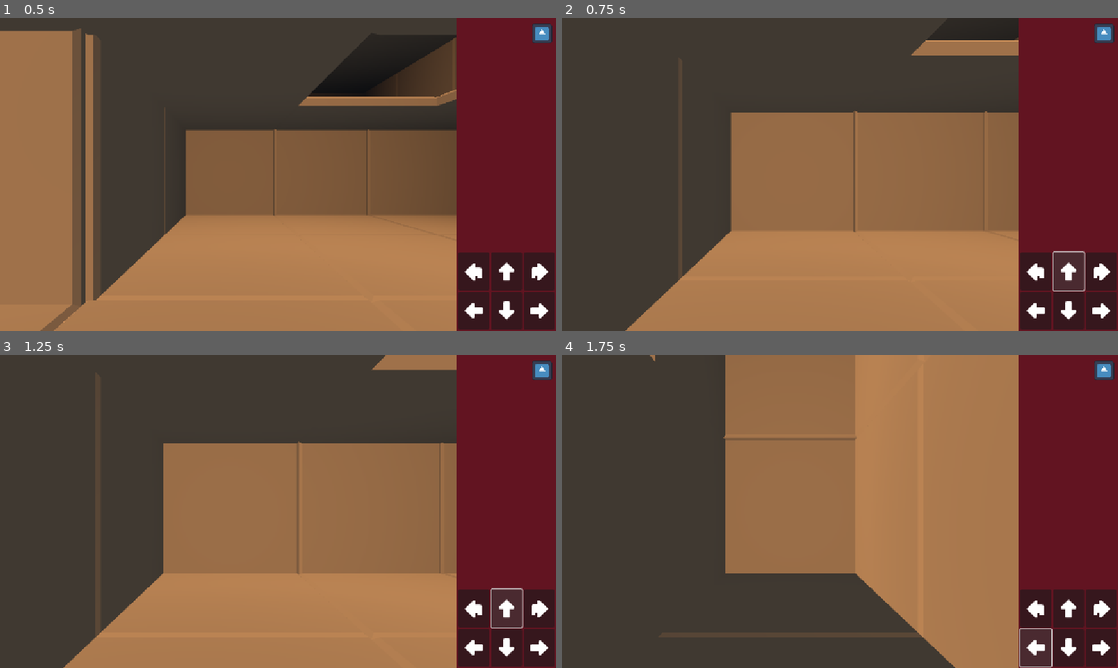
Above: before the commit, frames 1-4 (two rows, left to right).
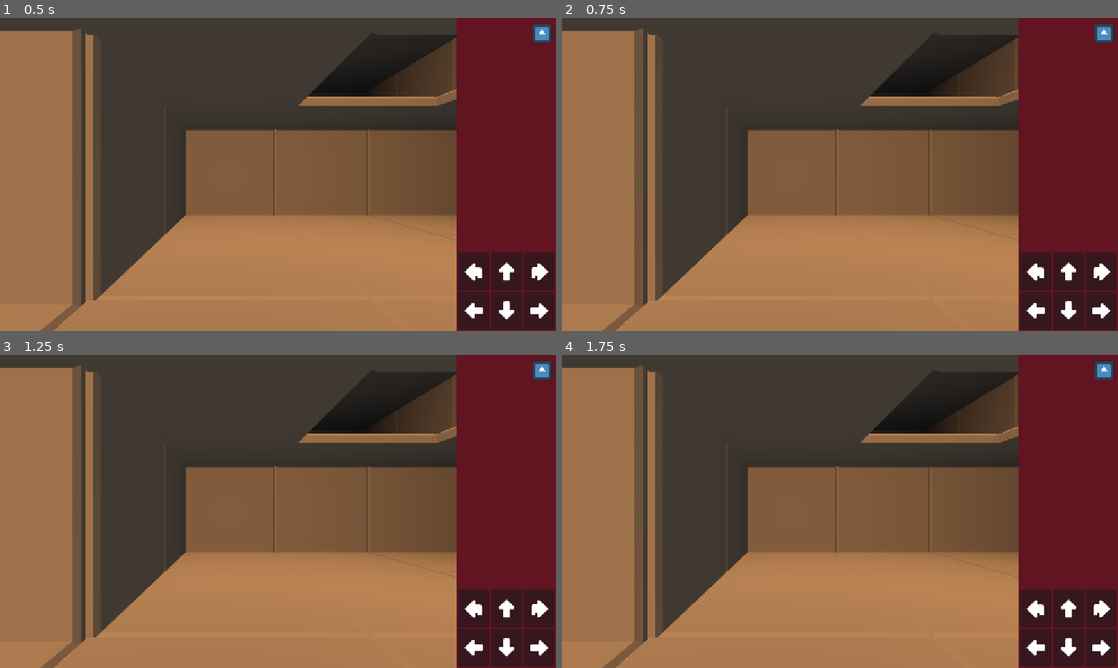
Above: after the commit, the same moments.

Repository: local-minimum/geriatric-crawler
Game: Godot game, scene res://main.tscn
Same seed, same stepped clock (60 frames per second), same inputs: the game is played once before the commit and once after it. The engine's default icon, where the game draws it, is replaced by a stand-in: a white triangle on a blue panel in a dark square.
Inputs (mouse positions are in pixels of both pictures, inside the frame that each line leads up to):
- Up to frame 1 (0.5 s): no input
- Up to frame 2 (0.75 s): click (1067, 271) at 0.5 s
- Up to frame 3 (1.25 s): no input
- Up to frame 4 (1.75 s): click (1034, 646) at 1.25 s

Frame 1 is identical in both runs. In frame 2, 30% of the frame differs, in the area x 0-95%, y 2-100%; in frame 3, 38%; in frame 4, 61%, in the area x 0-89%, y 0-100%.

Commit message:
Enter and exit battle

Diff:
--- a/main.tscn
+++ b/main.tscn
@@ -1,9 +1,11 @@
-[gd_scene load_steps=7 format=3 uid="uid://5mvkmlsl4h3x"]
+[gd_scene load_steps=13 format=3 uid="uid://5mvkmlsl4h3x"]
 
 [ext_resource type="PackedScene" uid="uid://dwqcwbgj8p6q0" path="res://scenes/dungeon/test_level.tscn" id="1_ig7tw"]
 [ext_resource type="PackedScene" uid="uid://dx6ngxriyyq7l" path="res://scenes/ui/ui_debug_settings.tscn" id="2_0xm2m"]
 [ext_resource type="PackedScene" uid="uid://xqedv5aeal6n" path="res://scenes/save_system.tscn" id="3_h2yge"]
 [ext_resource type="PackedScene" uid="uid://d3iceirfj21qw" path="res://scenes/ui/exploration_ui.tscn" id="4_1bvp3"]
+[ext_resource type="Script" uid="uid://cvchbk03g5wag" path="res://scripts/battle_mode.gd" id="5_7mycd"]
+[ext_resource type="Texture2D" uid="uid://cpot0wvcwpcqh" path="res://sprites/battle-bg-test.png" id="6_272bh"]
 
 [sub_resource type="Environment" id="Environment_ig7tw"]
 background_mode = 1
@@ -18,6 +20,94 @@
 fog_depth_end = 15.0
 
 [sub_resource type="CameraAttributesPractical" id="CameraAttributesPractical_0xm2m"]
+
+[sub_resource type="Animation" id="Animation_7mycd"]
+resource_name = "fade_in_battle"
+tracks/0/type = "value"
+tracks/0/imported = false
+tracks/0/enabled = true
+tracks/0/path = NodePath("CanvasLayer/Background:anchor_left")
+tracks/0/interp = 1
+tracks/0/loop_wrap = true
+tracks/0/keys = {
+"times": PackedFloat32Array(0, 1),
+"transitions": PackedFloat32Array(1, 1),
+"update": 0,
+"values": [1.0, -0.35]
+}
+tracks/1/type = "value"
+tracks/1/imported = false
+tracks/1/enabled = true
+tracks/1/path = NodePath("CanvasLayer/Background:anchor_right")
+tracks/1/interp = 1
+tracks/1/loop_wrap = true
+tracks/1/keys = {
+"times": PackedFloat32Array(0, 1),
+"transitions": PackedFloat32Array(1, 1),
+"update": 0,
+"values": [2.25, 1.0]
+}
+
+[sub_resource type="Animation" id="Animation_272bh"]
+length = 0.001
+tracks/0/type = "value"
+tracks/0/imported = false
+tracks/0/enabled = true
+tracks/0/path = NodePath("CanvasLayer/Background:anchor_left")
+tracks/0/interp = 1
+tracks/0/loop_wrap = true
+tracks/0/keys = {
+"times": PackedFloat32Array(0),
+"transitions": PackedFloat32Array(1),
+"update": 0,
+"values": [1.0]
+}
+tracks/1/type = "value"
+tracks/1/imported = false
+tracks/1/enabled = true
+tracks/1/path = NodePath("CanvasLayer/Background:anchor_right")
+tracks/1/interp = 1
+tracks/1/loop_wrap = true
+tracks/1/keys = {
+"times": PackedFloat32Array(0),
+"transitions": PackedFloat32Array(1),
+"update": 0,
+"values": [2.25]
+}
+
+[sub_resource type="Animation" id="Animation_5vw27"]
+resource_name = "fade_out_battle"
+tracks/0/type = "value"
+tracks/0/imported = false
+tracks/0/enabled = true
+tracks/0/path = NodePath("CanvasLayer/Background:anchor_left")
+tracks/0/interp = 1
+tracks/0/loop_wrap = true
+tracks/0/keys = {
+"times": PackedFloat32Array(0, 0.5),
+"transitions": PackedFloat32Array(1, 1),
+"update": 0,
+"values": [-0.35, 1.0]
+}
+tracks/1/type = "value"
+tracks/1/imported = false
+tracks/1/enabled = true
+tracks/1/path = NodePath("CanvasLayer/Background:anchor_right")
+tracks/1/interp = 1
+tracks/1/loop_wrap = true
+tracks/1/keys = {
+"times": PackedFloat32Array(0, 0.5),
+"transitions": PackedFloat32Array(1, 1),
+"update": 0,
+"values": [1.0, 2.25]
+}
+
+[sub_resource type="AnimationLibrary" id="AnimationLibrary_5vw27"]
+_data = {
+&"RESET": SubResource("Animation_272bh"),
+&"fade_in_battle": SubResource("Animation_7mycd"),
+&"fade_out_battle": SubResource("Animation_5vw27")
+}
 
 [node name="Main" type="Control"]
 layout_mode = 3
@@ -50,7 +140,8 @@
 size = Vector2i(944, 648)
 render_target_update_mode = 4
 
-[node name="TestLevel" parent="SubViewportContainer/SubViewport" instance=ExtResource("1_ig7tw")]
+[node name="TestLevel" parent="SubViewportContainer/SubViewport" node_paths=PackedStringArray("battle_mode") instance=ExtResource("1_ig7tw")]
+battle_mode = NodePath("../../../Battle Mode")
 
 [node name="DirectionalLight3D" type="DirectionalLight3D" parent="SubViewportContainer/SubViewport"]
 transform = Transform3D(0.804687, 0.403004, -0.435967, 0, 0.734323, 0.678801, 0.5937, -0.546222, 0.5909, 0.865872, 2.80495, 0)
@@ -66,3 +157,34 @@
 anchor_left = 0.82
 offset_left = 0.0
 level = NodePath("../SubViewportContainer/SubViewport/TestLevel")
+
+[node name="Battle Mode" type="Node" parent="." node_paths=PackedStringArray("animator")]
+script = ExtResource("5_7mycd")
+animator = NodePath("AnimationPlayer")
+
+[node name="CanvasLayer" type="CanvasLayer" parent="Battle Mode"]
+
+[node name="Background" type="TextureRect" parent="Battle Mode/CanvasLayer"]
+anchors_preset = -1
+anchor_left = 1.0
+anchor_right = 2.25
+anchor_bottom = 1.0
+grow_horizontal = 2
+grow_vertical = 2
+texture = ExtResource("6_272bh")
+
+[node name="MarginContainer" type="MarginContainer" parent="Battle Mode/CanvasLayer"]
+anchors_preset = 15
+anchor_right = 1.0
+anchor_bottom = 1.0
+grow_horizontal = 2
+grow_vertical = 2
+theme_override_constants/margin_left = 50
+theme_override_constants/margin_top = 50
+theme_override_constants/margin_right = 50
+theme_override_constants/margin_bottom = 50
+
+[node name="AnimationPlayer" type="AnimationPlayer" parent="Battle Mode"]
+libraries = {
+&"": SubResource("AnimationLibrary_5vw27")
+}
--- a/scenes/dungeon/test_level.tscn
+++ b/scenes/dungeon/test_level.tscn
@@ -9,7 +9,7 @@
 [ext_resource type="Script" uid="uid://bqahhkn6dpex" path="res://scripts/gridded_level/entities/grid_encounter.gd" id="8_kmgg5"]
 [ext_resource type="PackedScene" uid="uid://ds0fqw6fso67w" path="res://scenes/dungeon/basic_floor.tscn" id="9_4mxkc"]
 [ext_resource type="Script" uid="uid://dexigkhejxn1h" path="res://scripts/gridded_level/level_features/player_facer.gd" id="9_myev5"]
-[ext_resource type="Script" uid="uid://dmpqfljj24gh6" path="res://scripts/gridded_level/entities/encounter_effects/battle_scene_trigger.gd" id="10_rvj20"]
+[ext_resource type="Script" uid="uid://dmpqfljj24gh6" path="res://scripts/gridded_level/entities/encounter_effects/battle_mode_trigger.gd" id="10_rvj20"]
 
 [sub_resource type="Resource" id="Resource_rvj20"]
 resource_local_to_scene = true
--- /dev/null
+++ b/scripts/battle_mode.gd
@@ -0,0 +1,26 @@
+extends Node
+class_name BattleMode
+
+@export
+var animator: AnimationPlayer
+
+var trigger: GridEncounterEffect
+
+func enter_battle(battle_trigger: GridEncounterEffect) -> void:
+    trigger = battle_trigger
+
+    animator.play("fade_in_battle")
+    await get_tree().create_timer(1.0).timeout
+    # Show battle
+    await get_tree().create_timer(1.0).timeout
+    # Let player battle
+    # For now return to explore
+    await get_tree().create_timer(0.5).timeout
+    # Return to explore
+    exit_battle()
+
+
+func exit_battle() -> void:
+    animator.play("fade_out_battle")
+    await get_tree().create_timer(0.5).timeout
+    trigger.complete()
--- /dev/null
+++ b/scripts/gridded_level/entities/encounter_effects/battle_mode_trigger.gd
@@ -0,0 +1,18 @@
+extends GridEncounterEffect
+
+var level: GridLevel
+var encounter: GridEncounter
+
+## Thing that happesn when an encounter is triggered.
+## Returns if could trigger
+func invoke(triggering_encounter: GridEncounter, _player: GridEntity) -> bool:
+    print_debug("Entering battle with %s" % triggering_encounter.name)
+    encounter = triggering_encounter
+    level = triggering_encounter.get_level()
+    level.paused = true
+    level.battle_mode.enter_battle(self)
+    return true
+
+func complete() -> void:
+    level.paused = false
+    print_debug("Battle ended, returned to exploring")
--- a/scripts/gridded_level/entities/encounter_effects/battle_scene_trigger.gd
+++ /dev/null
@@ -1,10 +0,0 @@
-extends GridEncounterEffect
-
-# TODO: 1. Trigger overlay animation 2. Give control to overlay
-
-## Thing that happesn when an encounter is triggered.
-## Returns if could trigger
-func invoke(encounter: GridEncounter, _player: GridEntity) -> bool:
-    var level: GridLevel = encounter.get_level()
-    level.paused = true
-    return true
--- a/scripts/gridded_level/entities/encounter_effects/grid_encounter_effect.gd
+++ b/scripts/gridded_level/entities/encounter_effects/grid_encounter_effect.gd
@@ -6,3 +6,7 @@
 func invoke(_encounter: GridEncounter, _player: GridEntity) -> bool:
     push_warning("Encounter '%s' doesn't have an effect" % _encounter.encounter_id)
     return false
+
+## Optional on complete clean up of effect
+func complete() -> void:
+    push_warning("Encounter effect %s doesn't complete action" % name)
--- a/scripts/gridded_level/entities/grid_encounter.gd
+++ b/scripts/gridded_level/entities/grid_encounter.gd
@@ -20,6 +20,7 @@
 var effect: GridEncounterEffect
 
 var _triggered: bool
+var _was_on_node: bool
 
 func _ready() -> void:
     super()
@@ -42,12 +43,17 @@
             _trigger(feature as GridEntity)
 
 func _check_colliding_node(feature: GridNodeFeature) -> void:
+    var is_on_node: bool = feature.get_grid_node() == get_grid_node()
+
     if encounter_mode != EncounterMode.NODE:
+        _was_on_node = is_on_node
         return
 
-    if feature.get_grid_node() == get_grid_node():
-        if feature is GridEntity:
+    if is_on_node:
+        if !_was_on_node && feature is GridEntity:
             _trigger(feature as GridEntity)
+
+    _was_on_node = is_on_node
 
 func _trigger(entity: GridEntity) -> void:
     if !repeatable && _triggered:
--- a/scripts/gridded_level/entities/grid_player.gd
+++ b/scripts/gridded_level/entities/grid_player.gd
@@ -77,6 +77,9 @@
             # transportation_mode.humanize()])
 
 func hold_movement(movement: Movement.MovementType) -> void:
+    if get_level().paused:
+        return
+
     if !attempt_movement(movement):
         print_debug("Refused %s" % Movement.name(movement))
 
@@ -95,6 +98,7 @@
     _repeat_movement.erase(movement)
 
 var _next_move_repeat: float
+
 func _process(_delta: float) -> void:
     if !allow_replays || is_moving() || Time.get_ticks_msec() < _next_move_repeat:
         return
@@ -178,6 +182,10 @@
     set_process_unhandled_key_input(true)
     set_process_shortcut_input(true)
 
+    # Unclear why repeat moves can appear here if not cleared again
+    clear_queue()
+    _repeat_movement.clear()
+
 func disable_player() -> void:
     set_process(false)
     # set_physics_process(false)
@@ -187,3 +195,4 @@
     set_process_shortcut_input(false)
 
     clear_queue()
+    _repeat_movement.clear()
--- a/scripts/gridded_level/entities/movement_planner.gd
+++ b/scripts/gridded_level/entities/movement_planner.gd
@@ -179,7 +179,7 @@
                         entity.end_movement(movement))
                 @warning_ignore_restore("return_value_discarded")
 
-                print_debug("normal normal")
+                print_debug("Normal move no exotics")
                 return true
 
             print_debug("%s has no anchor %s" % [neighbour.name, CardinalDirections.name(entity.down)])
--- a/scripts/gridded_level/level_features/grid_level.gd
+++ b/scripts/gridded_level/level_features/grid_level.gd
@@ -15,13 +15,16 @@
 @export
 var level_geometry: Node3D
 
+@export
+var battle_mode: BattleMode
+
 var paused: bool:
     set(value):
         paused = value
         if value:
+            player.disable_player()
+        else:
             player.enable_player()
-        else:
-            player.disable_player()
 
 var _nodes: Dictionary[Vector3i, GridNode] = {}
 
Not shown, added: scripts/battle_mode.gd.uid
Renamed: scripts/gridded_level/entities/encounter_effects/battle_scene_trigger.gd.uid -> scripts/gridded_level/entities/encounter_effects/battle_mode_trigger.gd.uid
Binary file added: sprites/battle-bg-test.png
Not shown, added: sprites/battle-bg-test.png.import
